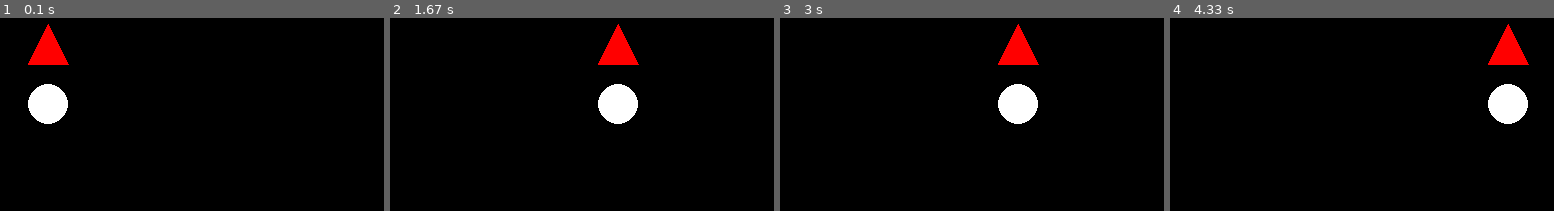
Above: before the commit, frames 1-4 (left to right).
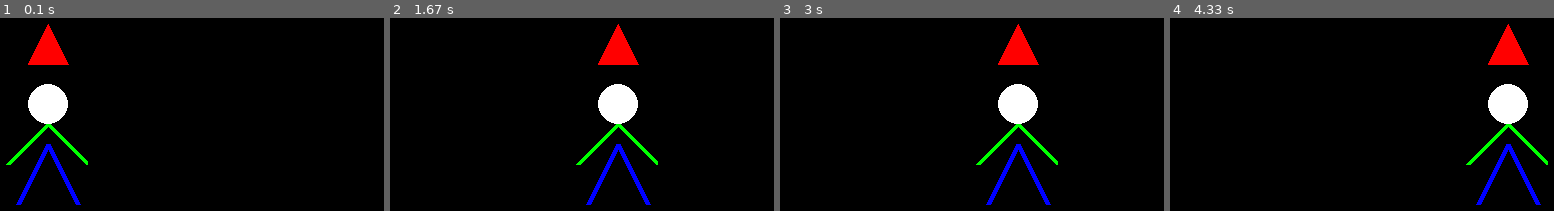
Above: after the commit, the same moments.

Repository: Chr0nometr9/pygametbs
Game: pygame game, started from lessons/less2_surface.py
The game is run twice, just before and just after one commit, with the same random seed, the same clock (stepped at 60 frames per second) and the same inputs.
Inputs:
- Up to frame 1 (0.1 s): no input
- Up to frame 2 (1.67 s): hold Right 0.33-0.8 s; hold Right 0.83-1.3 s; hold Left from 1.33 s (still down)
- Up to frame 3 (3 s): release Left at 1.87 s; hold Left 1.9-2.3 s; hold Right 2.33-2.97 s
- Up to frame 4 (4.33 s): hold Left 3-3.47 s; hold Right 3.5-3.97 s; hold Right from 4 s (still down)

The runs differ from the first frame. In frame 1, 1.3% of the frame differs, in the area x 1-23%, y 54-97%; in frame 2, 1.3%; in frame 3, 1.3%; in frame 4, 1.3%.

Commit message:
modified:   lessons/less2_surface.py

Diff:
--- a/lessons/less2_surface.py
+++ b/lessons/less2_surface.py
@@ -52,6 +52,10 @@
     screen.fill((0, 0, 0))
     pygame.draw.polygon(group_surface, (255, 0, 0), [(40, 60), (60, 20), (80, 60)])
     pygame.draw.circle(group_surface, (255, 255, 255), [60, 100], 20)
+    pygame.draw.line(group_surface, (0, 255, 0), (60, 120), (20, 160), 5)
+    pygame.draw.line(group_surface, (0, 255, 0), (60, 120), (100, 160), 5)
+    pygame.draw.line(group_surface, (0, 0, 255), (60, 140), (30, 200), 5)
+    pygame.draw.line(group_surface, (0, 0, 255), (60, 140), (90, 200), 5)
     screen.blit(group_surface, group_surface_pos)
 
 
Empty file added: homework/description.txt
